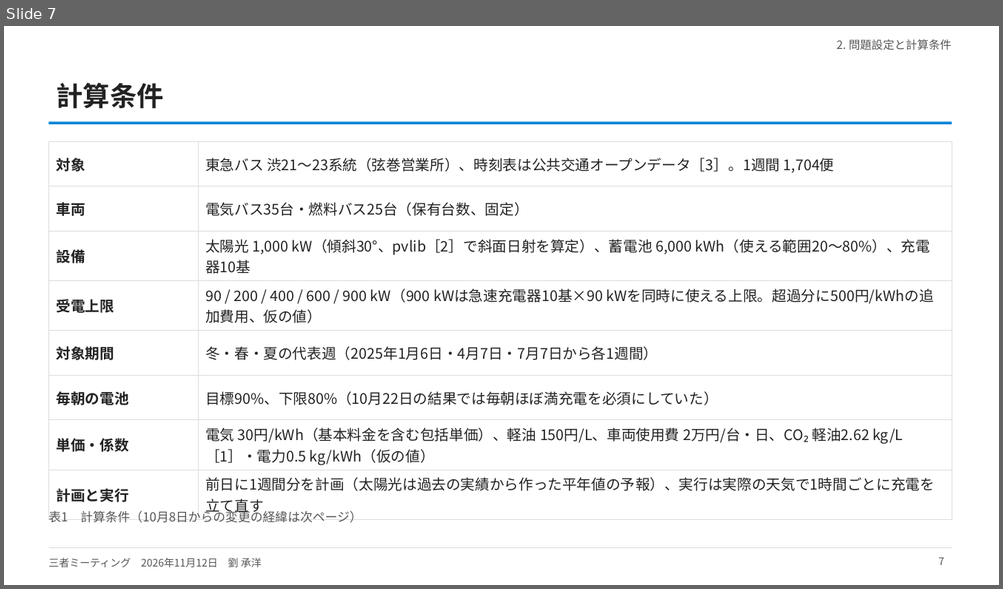
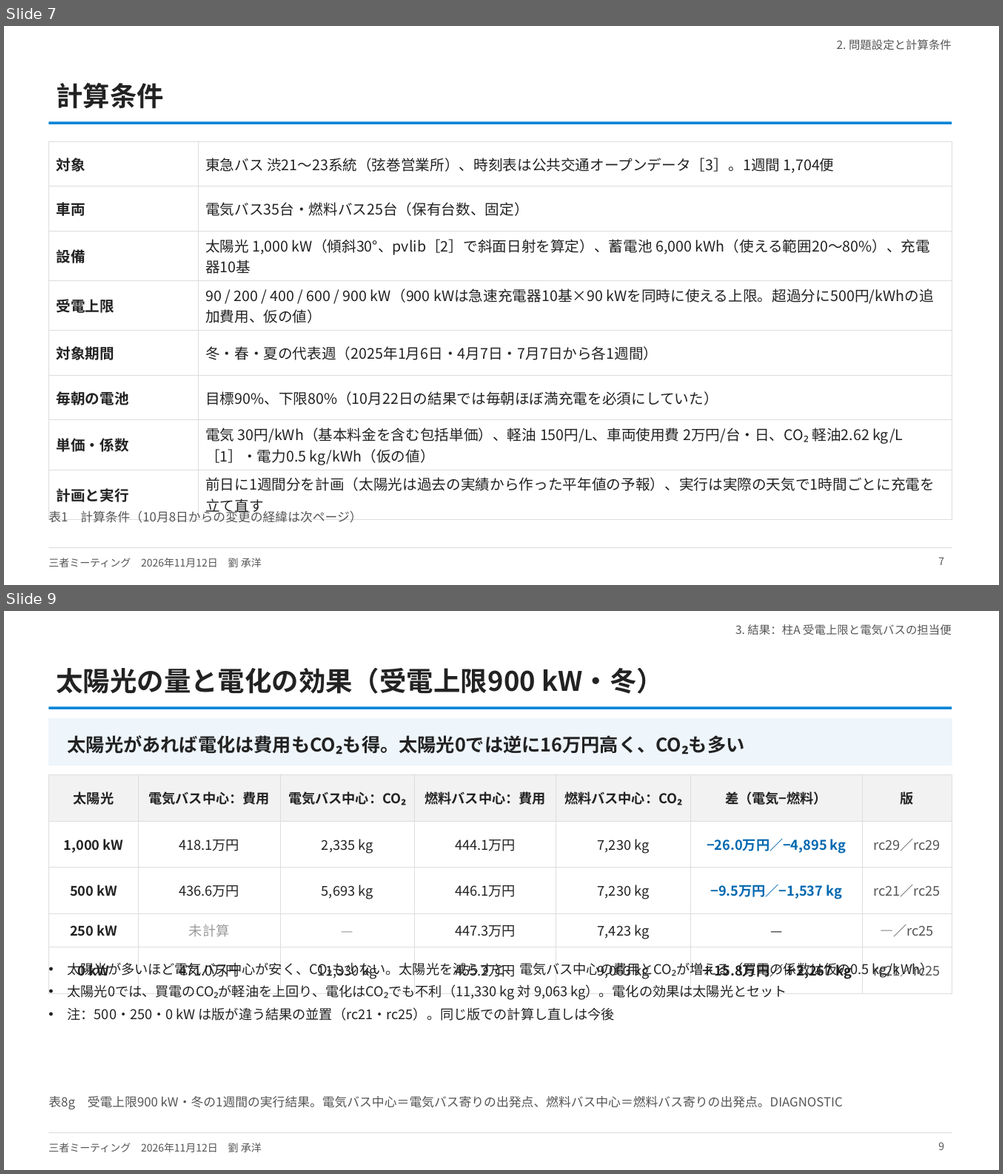
Before and after one commit to CYLIU2003/master-course, a slide deck: outcome/2026-11-12_three_party/three_party_20261112.pptx. Shown one above the other, each under a label of ours: slide 7 before the commit, slides 7 and 9 after it; the slides between them are not shown. The pictures are 1003x589 and 1003x1174 pixels, drawn with LibreOffice and Linux fonts; fonts in the diff are those of the drawing. Boxes give left, top, right and bottom in pixels: in the first picture for what was removed or moved away, otherwise in the second. Text is boxed around its words. In the diff, an @@ line names an element or a change of style, - is before the commit and + after.

```diff
--- a/outcome/2026-11-12_three_party/three_party_20261112.pptx
+++ b/outcome/2026-11-12_three_party/three_party_20261112.pptx
@@ slide 9 added at <box>4,611,999,1170</box>, background #FFFFFF; not listed: 3 template elements that a slide beside it also shows @@
@@ text added at <box>735,624,951,635</box>, 11 pt, text #555555 @@
+3. 結果：柱A 受電上限と電気バスの担当便
@@ title added at <box>56,668,663,694</box>, 26 pt, text #222222, bold @@
+太陽光の量と電化の効果（受電上限900 kW・冬）
@@ rectangle added at <box>48,719,951,766</box>, fill #EEF5FB, outline #EEF5FB 1 pt @@
@@ text added at <box>68,735,745,755</box>, 18 pt, text #222222, bold @@
+太陽光があれば電化は費用もCO₂も得。太陽光0では逆に16万円高く、CO₂も多い
@@ table added at <box>48,775,951,983</box>, 5 rows, 7 columns @@
+太陽光 | 電気バス中心：費用 | 電気バス中心：CO₂ | 燃料バス中心：費用 | 燃料バス中心：CO₂ | 差（電気−燃料） | 版
+1,000 kW | 418.1万円 | 2,335 kg | 444.1万円 | 7,230 kg | −26.0万円／−4,895 kg | rc29／rc29
+500 kW | 436.6万円 | 5,693 kg | 446.1万円 | 7,230 kg | −9.5万円／−1,537 kg | rc21／rc25
+250 kW | 未計算 | — | 447.3万円 | 7,423 kg | — | —／rc25
+0 kW | 471.0万円 | 11,330 kg | 455.2万円 | 9,063 kg | ＋15.8万円／＋2,267 kg | rc21／rc25
@@ text added at <box>68,963,869,1021</box>, 13 pt, text #222222 @@
+• 太陽光が多いほど電気バス中心が安く、CO₂も少ない。太陽光を減らすと、電気バス中心の費用とCO₂が増える（買電の係数は仮の0.5 kg/kWh）
+• 太陽光0では、買電のCO₂が軽油を上回り、電化はCO₂でも不利（11,330 kg 対 9,063 kg）。電化の効果は太陽光とセット
+• 注：500・250・0 kW は版が違う結果の並置（rc21・rc25）。同じ版での計算し直しは今後
@@ text added at <box>48,1096,842,1110</box>, 12 pt, text #555555 @@
+表8g 受電上限900 kW・冬の1週間の実行結果。電気バス中心＝電気バス寄りの出発点、燃料バス中心＝燃料バス寄りの出発点。DIAGNOSTIC
@@ page number added at <box>938,1142,944,1150</box>, 10 pt, text #555555 @@
+9
```
Also in this commit, not shown: 1 slide changed, 1 other slide added, 2 other files.
